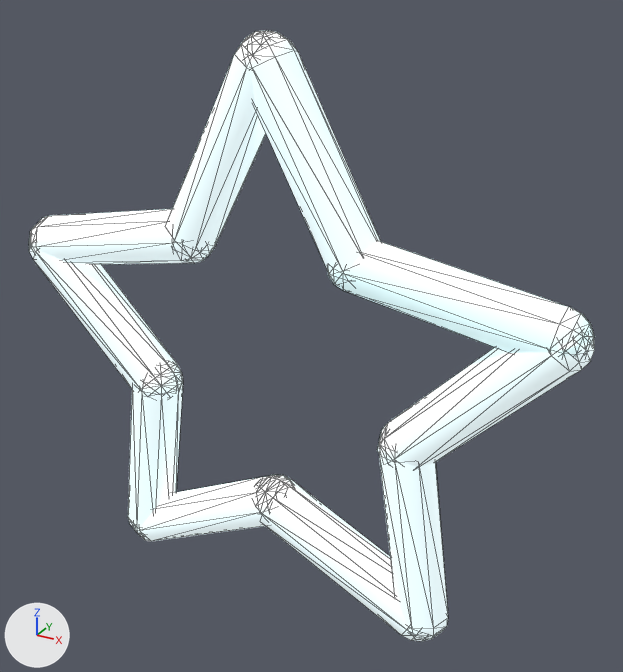
The glTF model tubeStar.gltf, before and after one commit.
Before and after are seen from a camera (50 mm lens) standing at (2.19, -3.56, 3.46) and looking at (0.17, 0.12, 1.62). Arrows for +X, +Y and +Z are at lower left; the lights stay in place. Mesh edges are drawn as thin lines. Where no turn or scale is listed for an object, it has been applied to the vertices.

In view in the first picture: 'Capsule', 'Capsule.001', 'Capsule.004', 'Capsule.005', 'Capsule.006', 'Capsule.007', 'Capsule.008', 'Capsule.009', 'Capsule.010', 'Capsule.011'.
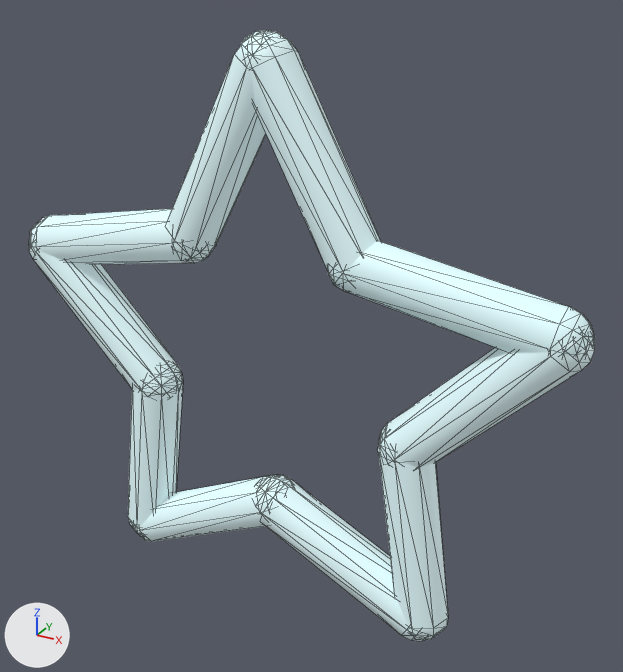
Changed parts and their boxes (x1, y1, x2, y2) in the pictures (623 x 672 px):
'Capsule', surface changed: (328, 240, 594, 356) in both
'Capsule.011', surface changed: (246, 30, 381, 282) in both
'Capsule.001', surface changed, moved: before (377, 329, 595, 467); after (377, 330, 595, 468)
'Capsule.010', surface changed: (167, 30, 267, 258) in both
'Capsule.005', surface changed: (254, 474, 427, 641) in both
'Capsule.004', surface changed: (379, 450, 448, 640) in both
'Capsule.008', surface changed: (29, 235, 182, 398) in both
'Capsule.009', surface changed: (29, 209, 208, 265) in both
'Capsule.007', surface changed: (128, 363, 183, 535) in both
'Capsule.006', surface changed: (134, 475, 291, 542) in both

What changed in the scene script:
```text
Change mat_material_0:
    mat_material_0.emission_strength: 0.5 -> 0.1
Change mat_material_1:
    mat_material_1.emission_strength: 0.5 -> 0.1
Change ob_capsule_001:
    ob_capsule_001.location: (1.133, 0.0, 1.545) -> (1.133, 0.0, 1.543)
```
